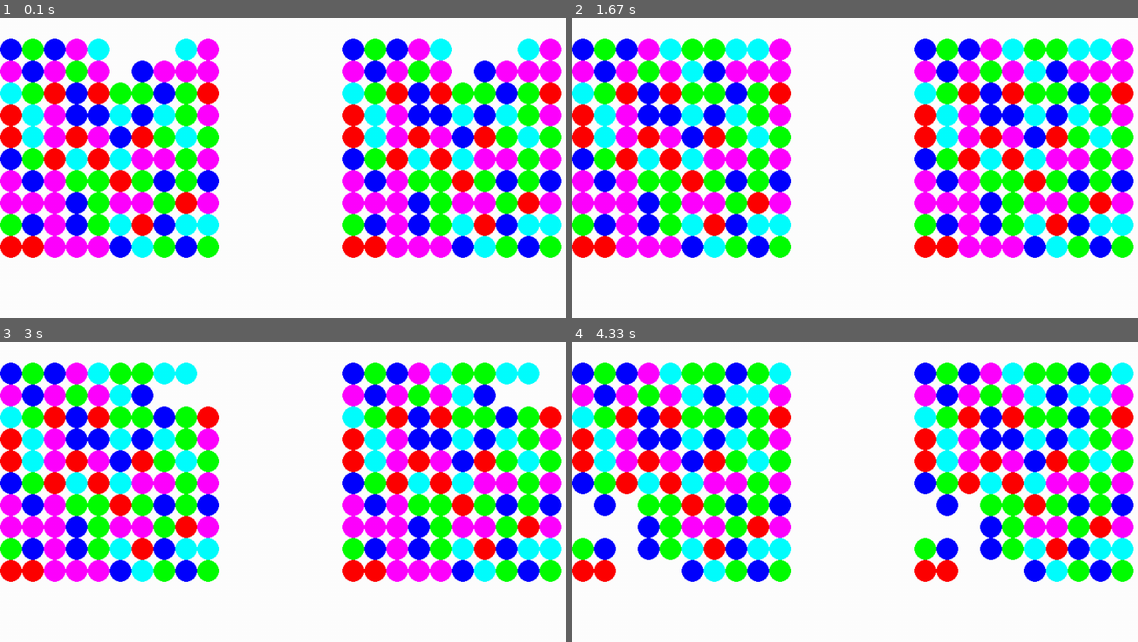
Above: before the commit, frames 1-4 (two rows, left to right).
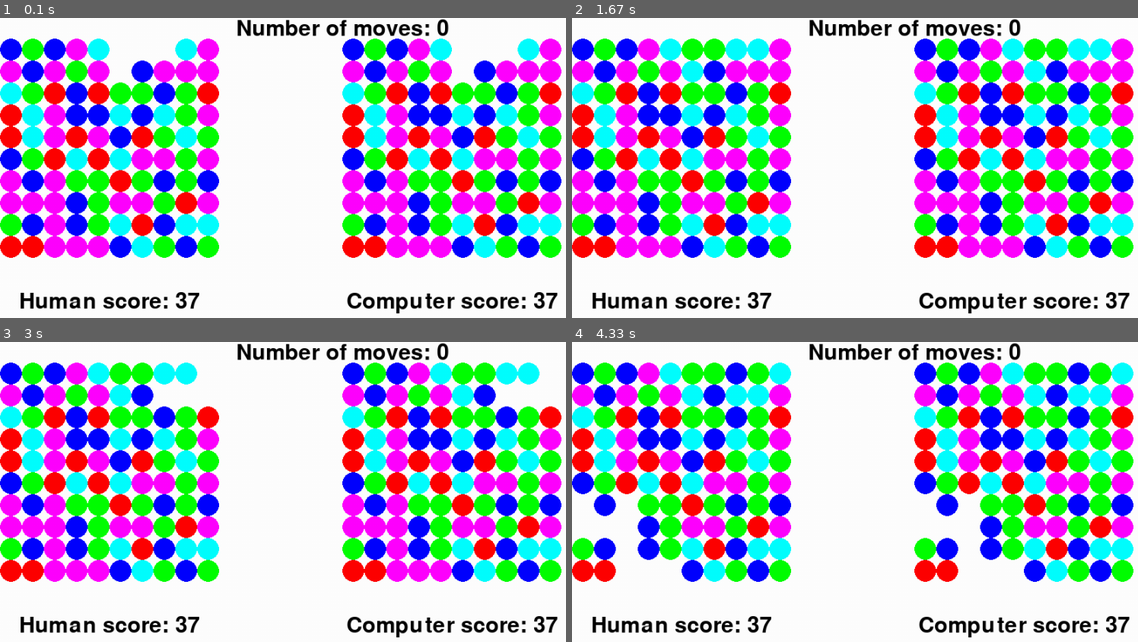
Above: after the commit, the same moments.

Repository: baolidakai/candy_crush_ai
Game: pygame game, started from src/candy_crush_game.py
Two runs of this game, one before a commit and one after it. Both use one fixed random seed, a clock stepped at 60 frames per second and the inputs below.
Inputs (mouse positions are in pixels of both pictures, inside the frame that each line leads up to):
- Up to frame 1 (0.1 s): no input
- Up to frame 2 (1.67 s): click (outside the picture) at 0.38 s
- Up to frame 3 (3 s): no input
- Up to frame 4 (4.33 s): no input

The runs differ from the first frame. In frame 1, 2.8% of the frame differs, in the area x 3-99%, y 0-99%; in frame 2, 2.8%; in frame 3, 2.8%; in frame 4, 2.8%.

Commit message:
Adds human readable messages

Diff:
--- a/src/candy_crush_board.py
+++ b/src/candy_crush_board.py
@@ -151,20 +151,38 @@
     """Getter for the recent histories."""
     return self._histories
 
+  def swap_helper(self, r1, c1, r2, c2):
+    for channel in range(len(utils.COLUMNS)):
+      self._board[channel][r1][c1], self._board[channel][r2][c2] = self._board[channel][r2][c2], self._board[channel][r1][c1]
+
   def swap(self, cell1, cell2):
     """Swaps cell1 and cell2."""
     self._swaps += 1
     r1, c1 = cell1
     r2, c2 = cell2
-    for channel in range(len(utils.COLUMNS)):
-      self._board[channel][r1][c1], self._board[channel][r2][c2] = self._board[channel][r2][c2], self._board[channel][r1][c1]
+    self.swap_helper(r1, c1, r2, c2)
     block = self.get_block()
     if not block:
       # If no valid block, revert this change.
-      for channel in range(len(utils.COLUMNS)):
-        self._board[channel][r1][c1], self._board[channel][r2][c2] = self._board[channel][r2][c2], self._board[channel][r1][c1]
+      self.swap_helper(r1, c1, r2, c2)
     self.flush()
+
+  def is_feasible_swap(self, cell1, cell2):
+    """Checks whether a swap is feasible."""
+    r1, c1 = cell1
+    r2, c2 = cell2
+    self.swap_helper(r1, c1, r2, c2)
+    block = self.get_block()
+    self.swap_helper(r1, c1, r2, c2)
+    return len(block) > 0
 
   def num_swaps(self):
     """Getter for number of swaps."""
     return self._swaps
+
+  def get_size(self):
+    return self._N
+
+  def get_score(self):
+    """Getter for the reward."""
+    return self._reward
--- a/src/candy_crush_game.py
+++ b/src/candy_crush_game.py
@@ -13,6 +13,8 @@
   human_board = candy_crush_board.CandyCrushBoard(config_file=config_file)
   # Gets computer board.
   computer_board = candy_crush_board.CandyCrushBoard(config_file=config_file)
+  SIZE = human_board.get_size()
+  assert computer_board.get_size() == SIZE
   # Renders the two boards.
   pygame.init()
   screen = pygame.display.set_mode((1000, 1000))
@@ -100,6 +102,19 @@
       time_to_start_draw_histories = pygame.time.get_ticks()
       time_to_stop_draw_histories = time_to_start_draw_histories + PAUSE * max(len(human_histories), len(computer_histories))
       draw_histories = False
+    font = pygame.font.Font('freesansbold.ttf', CELLSIZE)
+    human_text = font.render('Human score: %d' % (human_board.get_score(),), True, (0, 0, 0))
+    human_text_rect = human_text.get_rect()
+    human_text_rect.center = ((HUMAN_X + CELLSIZE * (SIZE // 2)), (HUMAN_Y + CELLSIZE * (SIZE + 2)))
+    screen.blit(human_text, human_text_rect)
+    computer_text = font.render('Computer score: %d' % (computer_board.get_score(),), True, (0, 0, 0))
+    computer_text_rect = computer_text.get_rect()
+    computer_text_rect.center = ((COMPUTER_X + CELLSIZE * (SIZE // 2)), (COMPUTER_Y + CELLSIZE * (SIZE + 2)))
+    screen.blit(computer_text, computer_text_rect)
+    move_text = font.render('Number of moves: %d' % (human_board.num_swaps(),), True, (0, 0, 0))
+    move_text_rect = move_text.get_rect()
+    move_text_rect.center = (COMPUTER_X, H_CELLSIZE)
+    screen.blit(move_text, move_text_rect)
     if pygame.time.get_ticks() < time_to_stop_draw_histories:
       idx = (pygame.time.get_ticks() - time_to_start_draw_histories) // PAUSE
       draw_board(screen, human_histories[idx] if idx < len(human_histories) else human_board.get_board(), from_human=True)
